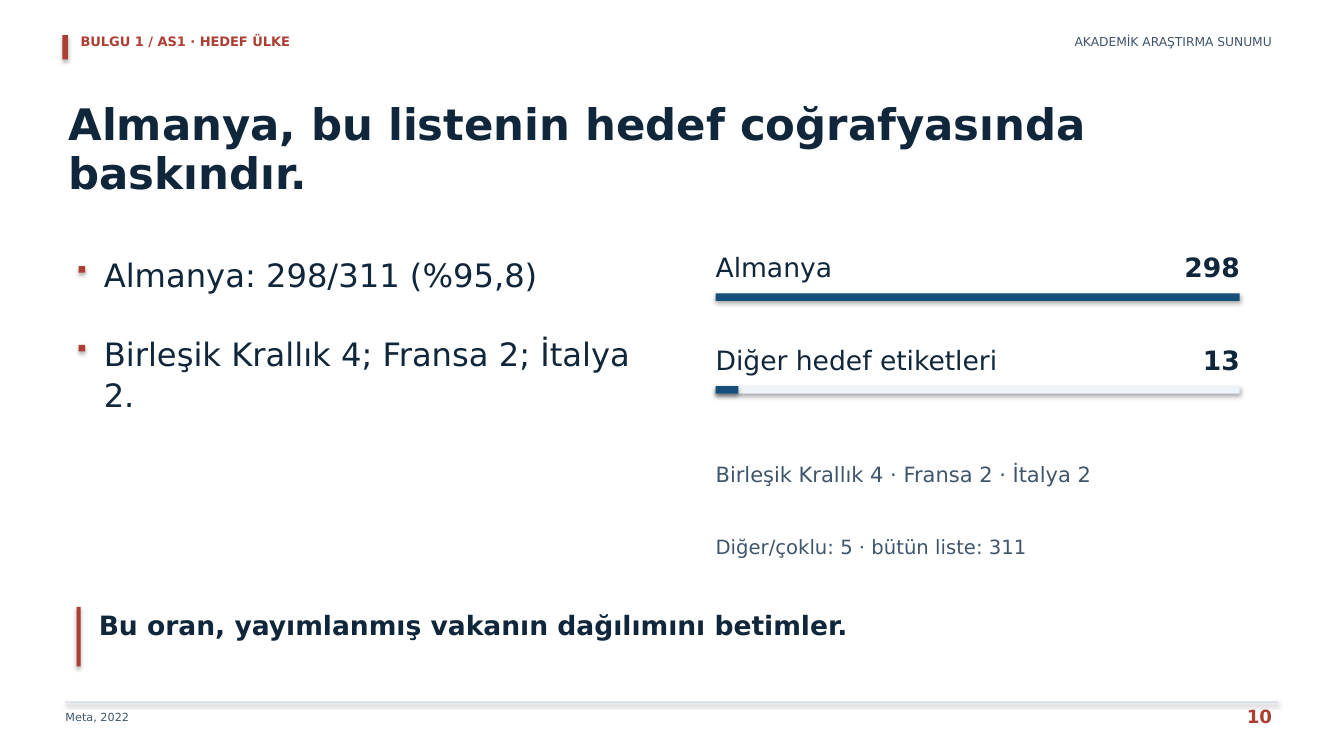
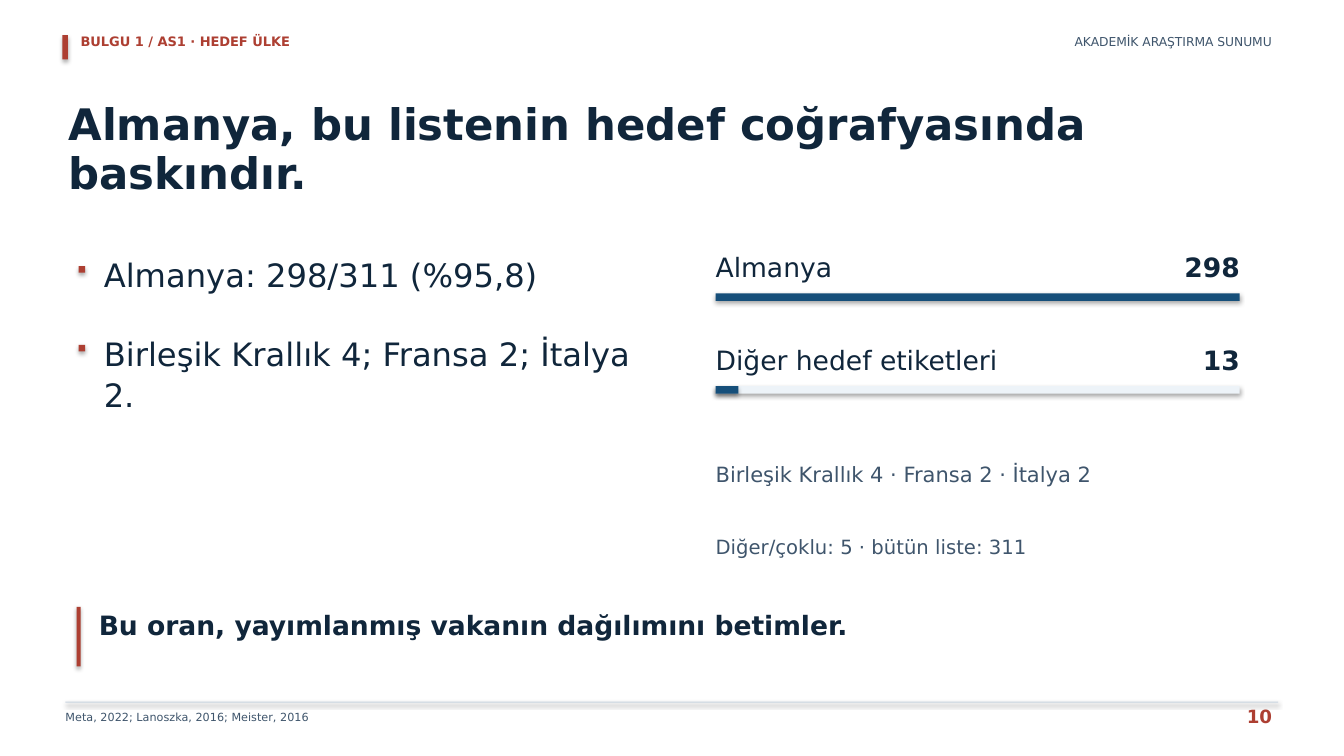
Before and after one commit to erdemkulaclii/SUNUM, a slide deck: slide 10 of output/AKADEMIK_ODAKLI_SUNUM.pptx. Drawn at 1344x756 pixels with LibreOffice and Linux fonts; fonts in the diff are those of the drawing. Boxes give left, top, right and bottom in pixels: in the first picture for what was removed or moved away, otherwise in the second. Text is boxed around its words. In the diff, an @@ line names an element or a change of style, - is before the commit and + after.

```diff
--- a/output/AKADEMIK_ODAKLI_SUNUM.pptx
+++ b/output/AKADEMIK_ODAKLI_SUNUM.pptx
@@ text at [65, 712, 309, 723]: text changed @@
-Meta, 2022
+Meta, 2022; Lanoszka, 2016; Meister, 2016
```
Also in this commit, not shown: 2 other slides changed, 44 other files.
